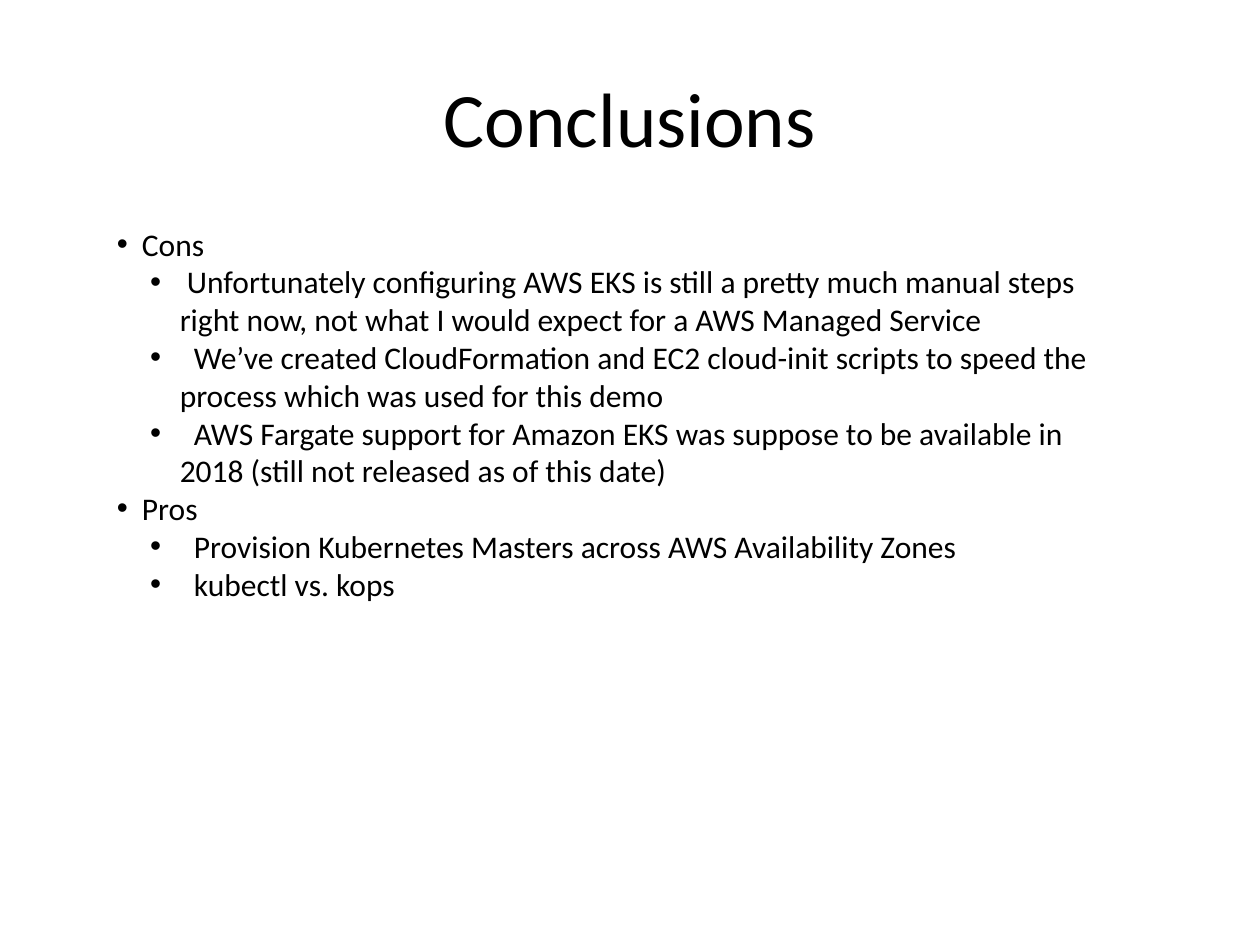
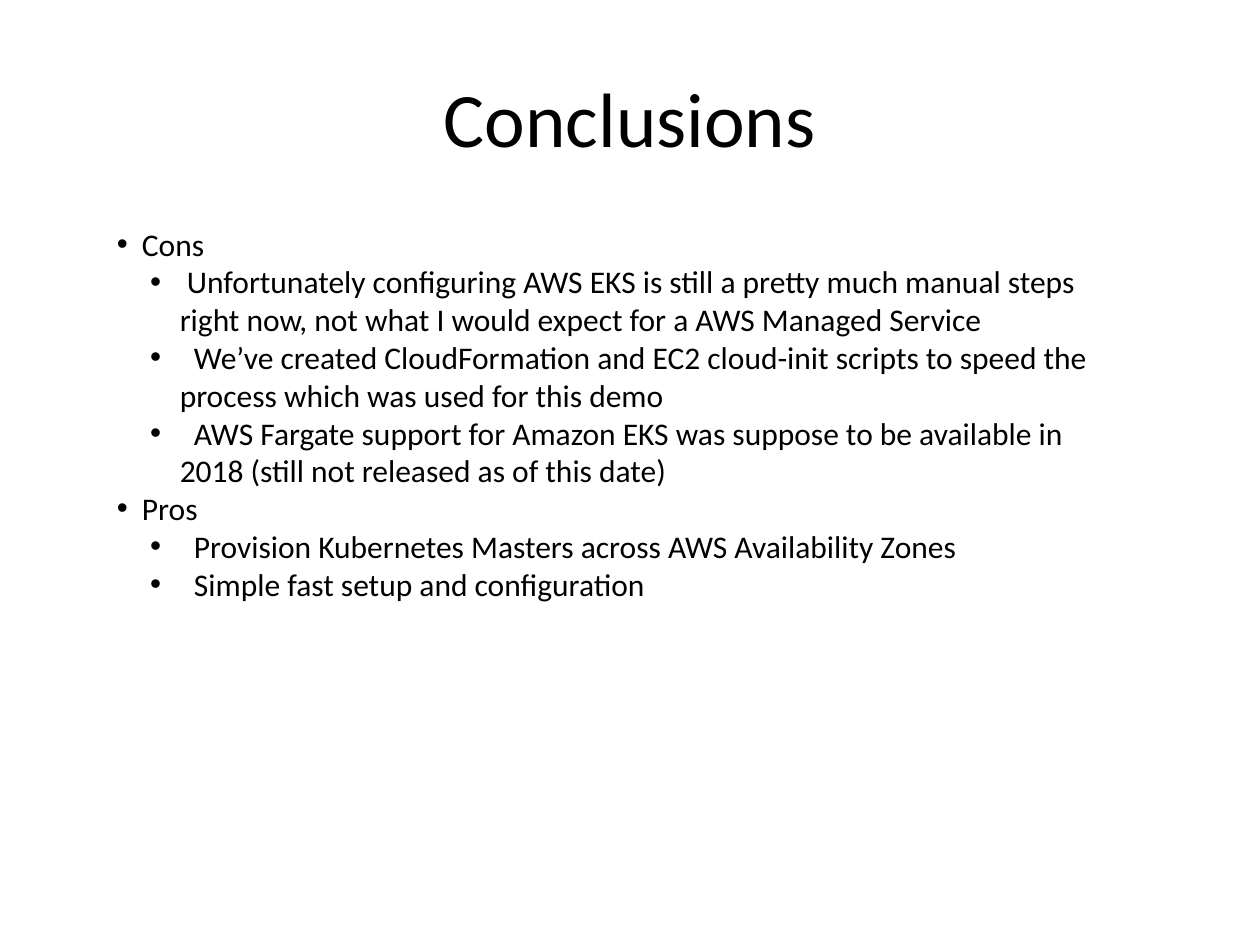
Before and after one commit to kskalvar/aws-eks-cluster-quickstart, a slide deck: slide 10 of slides/AWS-EKS-Cluster-Quickstart.pptx. Drawn at 1260x945 pixels with LibreOffice and Linux fonts; fonts in the diff are those of the drawing; background and template pictures are left out. Boxes give left, top, right and bottom in pixels: in the first picture for what was removed or moved away, otherwise in the second. Text is boxed around its words. In the diff, an @@ line names an element or a change of style, - is before the commit and + after.

```diff
--- a/slides/AWS-EKS-Cluster-Quickstart.pptx
+++ b/slides/AWS-EKS-Cluster-Quickstart.pptx
@@ text at [194,574,645,602]: text changed @@
-  • kubectl vs. kops
+  • Simple fast setup and configuration
```
Also in this commit, not shown: 1 other slide changed.
